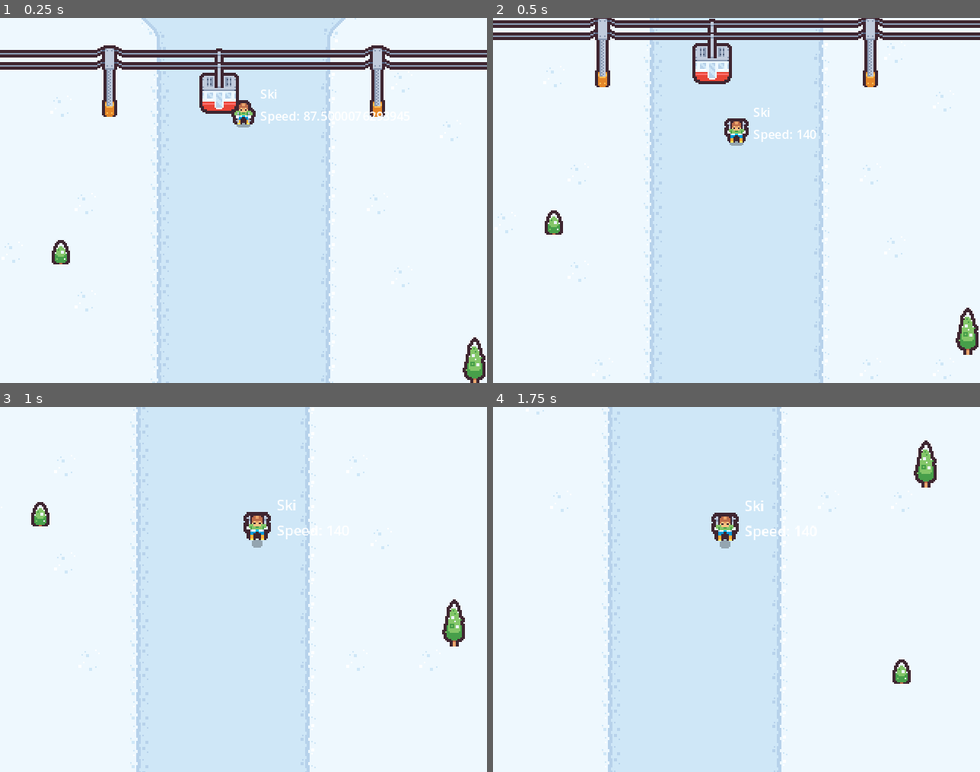
Above: before the commit, frames 1-4 (two rows, left to right).
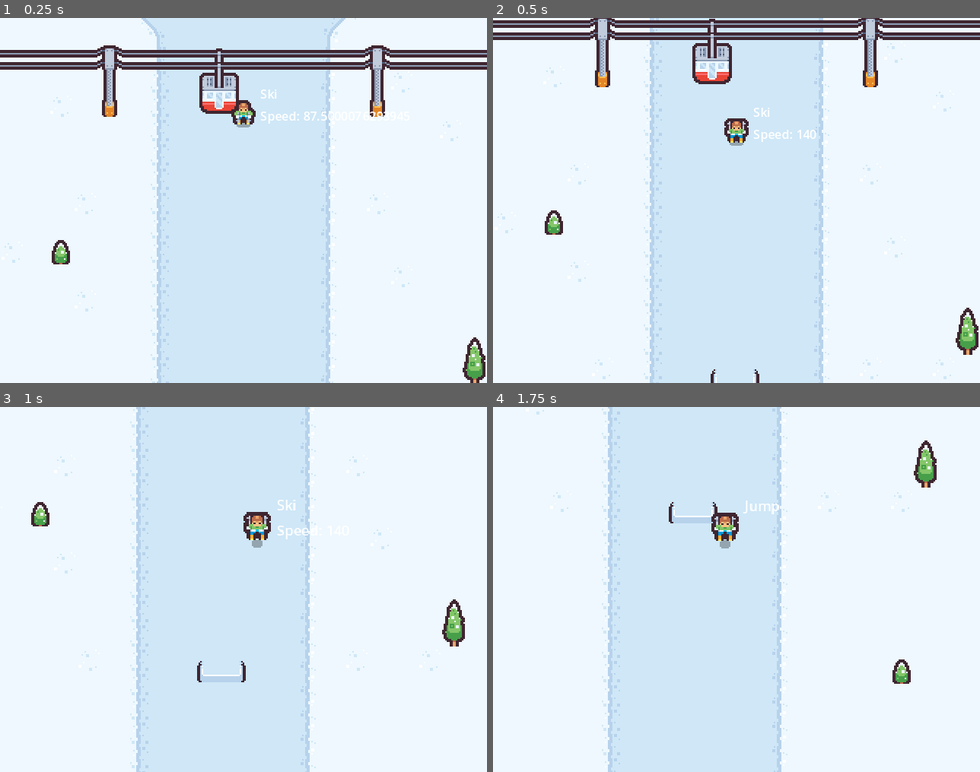
Above: after the commit, the same moments.

Repository: dewald-els/SkiTime
Game: Godot game, scene res://scenes/world/world.tscn
Same seed, same stepped clock (60 frames per second), same inputs: the game is played once before the commit and once after it.
Inputs:
- Up to frame 1 (0.25 s): no input
- Up to frame 2 (0.5 s): no input
- Up to frame 3 (1 s): hold D (player_right) from 0.53 s (still down); tap Space (player_jump) at 0.77 s
- Up to frame 4 (1.75 s): release D (player_right) at 1.28 s; hold A (player_left) from 1.28 s (still down); tap Space (player_jump) at 1.52 s

Frame 1 is identical in both runs. In frame 2, less than 0.1% of the frame differs, in the area x 44-55%, y 96-100%; in frame 3, 0.1%; in frame 4, 0.3%, in the area x 36-60%, y 25-37%.

Commit message:
feat: Basic Ramps

Diff:
--- a/autoloaders/signal_bus.gd
+++ b/autoloaders/signal_bus.gd
@@ -1,3 +1,6 @@
 extends Node
 
 signal finish_crossed
+
+
+signal ramp_entered
--- a/scenes/player/player.gd
+++ b/scenes/player/player.gd
@@ -14,7 +14,11 @@
 
 func _ready() -> void:
 	SignalBus.connect("finish_crossed", on_finish_crossed)
+	SignalBus.connect("ramp_entered", on_ramp_entered)
 
 
 func on_finish_crossed() -> void:
 	state_machine.transition_to("Stop")
+
+func on_ramp_entered() -> void:
+	state_machine.transition_to("Jump")
--- a/scenes/player/player.tscn
+++ b/scenes/player/player.tscn
@@ -62,6 +62,7 @@
 radius = 8.0
 
 [node name="Player" type="CharacterBody2D"]
+z_index = 5
 script = ExtResource("1_6ple5")
 max_speed = 140.0
 move_speed = 50.0
--- a/scenes/player/states/stop.gd
+++ b/scenes/player/states/stop.gd
@@ -6,6 +6,9 @@
 func enter(_msg: Dictionary = {}) -> void:
 	player.label.text = "Ski"
 	player.velocity.x = 0.0
+	player.scale = Vector2(1, 1)
+	player.shadow.transform.origin = Vector2(0, 0)
+	player.shadow.scale = Vector2(1, 1)
 
 func physics_update(delta: float) -> void:
 	player.velocity.y -= player.decceleration * delta
--- /dev/null
+++ b/scenes/ramp/ramp.gd
@@ -0,0 +1,13 @@
+extends Node2D
+
+
+@onready var ramp_area: Area2D = %RampArea
+
+
+func _ready():
+	ramp_area.connect("body_entered", on_body_entered)
+
+
+func on_body_entered(body: Node2D) -> void:
+	if "Player" in body.name:
+		SignalBus.emit_signal("ramp_entered")
--- /dev/null
+++ b/scenes/ramp/ramp.tscn
@@ -0,0 +1,22 @@
+[gd_scene load_steps=4 format=3 uid="uid://cmm2vyh13vb78"]
+
+[ext_resource type="Script" path="res://scenes/ramp/ramp.gd" id="1_0d37k"]
+[ext_resource type="Texture2D" uid="uid://d2qddea6ty7sf" path="res://assets/sprites/tilemap_packed.png" id="1_sr40n"]
+
+[sub_resource type="RectangleShape2D" id="RectangleShape2D_fsm13"]
+size = Vector2(32, 6)
+
+[node name="Ramp" type="Node2D"]
+script = ExtResource("1_0d37k")
+
+[node name="Sprite2D" type="Sprite2D" parent="."]
+texture = ExtResource("1_sr40n")
+region_enabled = true
+region_rect = Rect2(32, 80, 32, 15)
+
+[node name="RampArea" type="Area2D" parent="."]
+unique_name_in_owner = true
+
+[node name="CollisionShape2D" type="CollisionShape2D" parent="RampArea"]
+position = Vector2(0, 4)
+shape = SubResource("RectangleShape2D_fsm13")
--- a/scenes/world/world.tscn
+++ b/scenes/world/world.tscn
@@ -1,9 +1,10 @@
-[gd_scene load_steps=6 format=3 uid="uid://c7end2ysfe362"]
+[gd_scene load_steps=7 format=3 uid="uid://c7end2ysfe362"]
 
 [ext_resource type="TileSet" uid="uid://ykfc2ccmfnop" path="res://resources/tile_sets/default_tile_set.tres" id="1_j7o3h"]
 [ext_resource type="PackedScene" uid="uid://bbr4lqub0ai6y" path="res://scenes/camera/camera.tscn" id="1_kvwhe"]
 [ext_resource type="PackedScene" uid="uid://du4odkobpnc83" path="res://scenes/player/player.tscn" id="2_usvl0"]
 [ext_resource type="PackedScene" uid="uid://cl7woe4r5kai5" path="res://scenes/Finish/finish.tscn" id="4_xk31j"]
+[ext_resource type="PackedScene" uid="uid://cmm2vyh13vb78" path="res://scenes/ramp/ramp.tscn" id="5_loccc"]
 
 [sub_resource type="RectangleShape2D" id="RectangleShape2D_72uaj"]
 size = Vector2(126, 16)
@@ -42,3 +43,9 @@
 [node name="CollisionShape2D" type="CollisionShape2D" parent="Finish"]
 position = Vector2(-4, 13)
 shape = SubResource("RectangleShape2D_72uaj")
+
+[node name="Ramp" parent="." instance=ExtResource("5_loccc")]
+position = Vector2(161, 1359)
+
+[node name="Ramp2" parent="." instance=ExtResource("5_loccc")]
+position = Vector2(159, 239)
